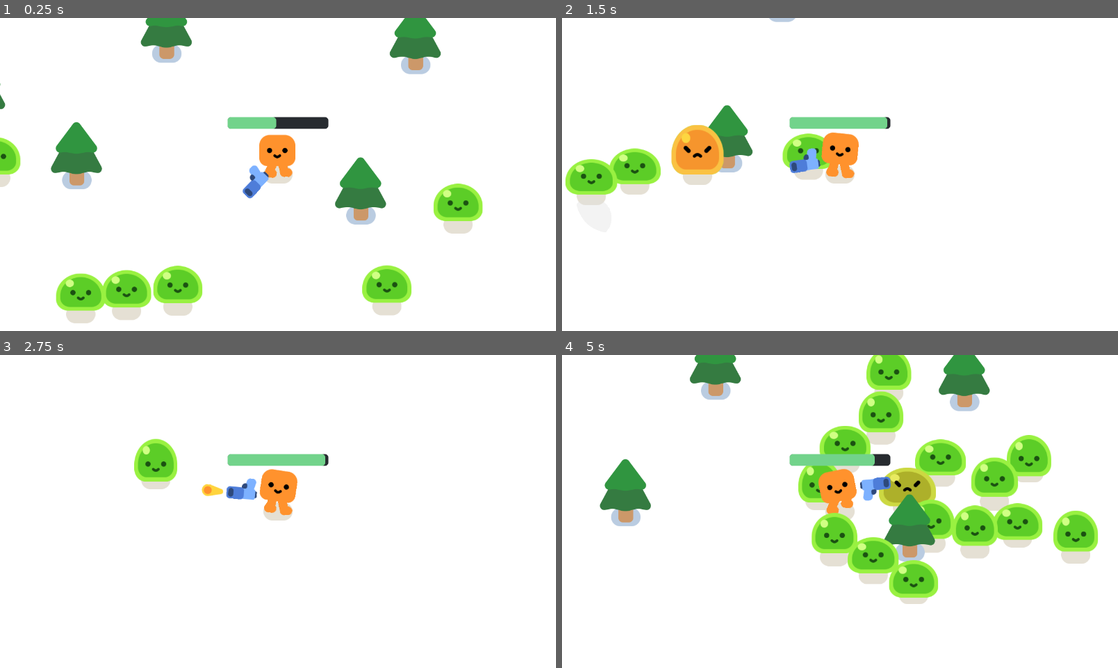
Above: before the commit, frames 1-4 (two rows, left to right).
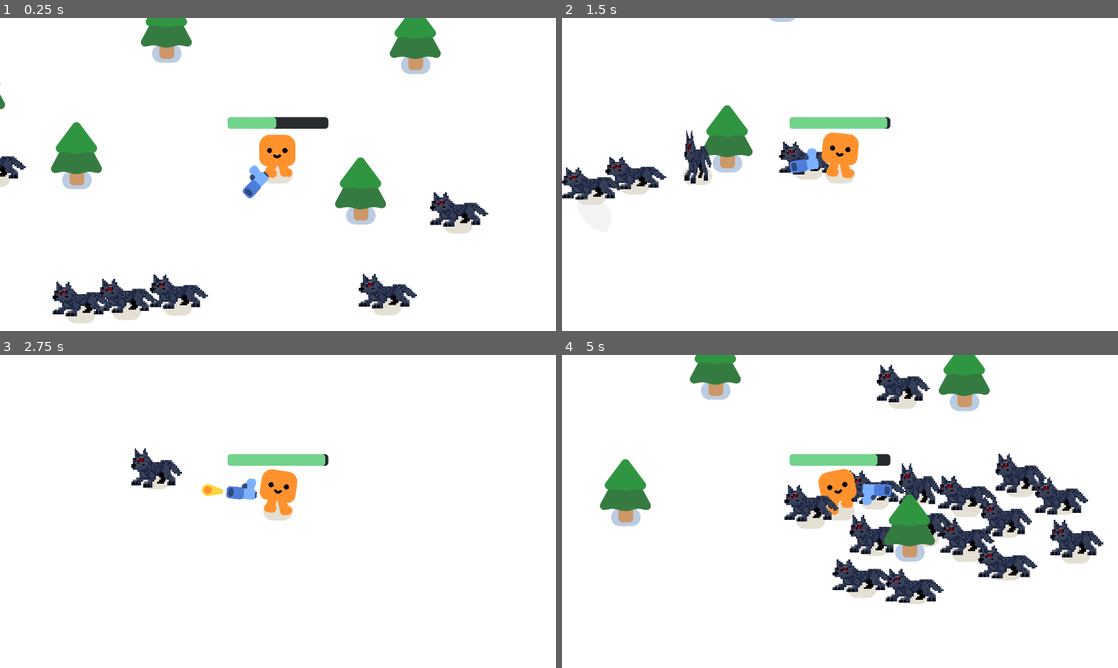
Above: after the commit, the same moments.

Repository: jakehyo/FoolJam2024
Game: Godot game, scene res://fooljamgame.tscn
Two runs of this game, one before a commit and one after it. Both use one fixed random seed, a clock stepped at 60 frames per second and the inputs below.
Inputs:
- Up to frame 1 (0.25 s): no input
- Up to frame 2 (1.5 s): hold D (move_right) 0.53-1.28 s; hold S (move_down) from 1.28 s (still down)
- Up to frame 3 (2.75 s): release S (move_down) at 2.03 s; hold D (move_right) from 2.03 s (still down)
- Up to frame 4 (5 s): release D (move_right) at 2.78 s; hold W (move_up) 2.78-3.53 s; hold A (move_left) from 3.53 s (still down)

The runs differ from the first frame. In frame 1, 5.6% of the frame differs, in the area x 0-88%, y 37-96%; in frame 2, 4.0%; in frame 3, 1.1%; in frame 4, 18%, in the area x 13-98%, y 0-80%.

Commit message:
Added Wolf Mob and Fixed Mob Sticking with Player
Disabled All Floor Collision Layers for Player and Mob to fix sticking issue.

Diff:
--- a/Mob.gd
+++ b/Mob.gd
@@ -4,7 +4,7 @@
 @onready var player = get_node("/root/Game/Player")
 
 func _ready():
-	%Slime.play_walk()
+	%Wolf.play_walk()
 
 func _physics_process(_delta):
 	var direction = global_position.direction_to(player.global_position)
@@ -13,7 +13,7 @@
 
 func take_damage():
 	health -= 1
-	%Slime.play_hurt()
+	%Wolf.play_hurt()
 	if health == 0:
 		queue_free()
 		const SMOKE_SCENE = preload("res://smoke_explosion/smoke_explosion.tscn")
--- /dev/null
+++ b/Mobs/wolf/wolf.tscn
@@ -0,0 +1,137 @@
+[gd_scene load_steps=9 format=3 uid="uid://thehk8mudscl"]
+
+[ext_resource type="Script" path="res://characters/slime/slime.gd" id="1_426bx"]
+[ext_resource type="Texture2D" uid="uid://b7rhtttevhxtj" path="res://characters/ground_shadow.png" id="2_wac4y"]
+[ext_resource type="Texture2D" uid="uid://8xn5w3741cxj" path="res://Mobs/wolf/wolfidle.png" id="3_xwryu"]
+
+[sub_resource type="Animation" id="Animation_y4lve"]
+length = 0.001
+tracks/0/type = "value"
+tracks/0/imported = false
+tracks/0/enabled = true
+tracks/0/path = NodePath("Anchor:position:y")
+tracks/0/interp = 1
+tracks/0/loop_wrap = true
+tracks/0/keys = {
+"times": PackedFloat32Array(0),
+"transitions": PackedFloat32Array(1),
+"update": 0,
+"values": [0.0]
+}
+tracks/1/type = "value"
+tracks/1/imported = false
+tracks/1/enabled = true
+tracks/1/path = NodePath("Anchor:scale")
+tracks/1/interp = 1
+tracks/1/loop_wrap = true
+tracks/1/keys = {
+"times": PackedFloat32Array(0),
+"transitions": PackedFloat32Array(1),
+"update": 0,
+"values": [Vector2(1, 1)]
+}
+
+[sub_resource type="Animation" id="Animation_lu163"]
+resource_name = "hurt"
+length = 0.2
+tracks/0/type = "value"
+tracks/0/imported = false
+tracks/0/enabled = true
+tracks/0/path = NodePath("Anchor:scale")
+tracks/0/interp = 1
+tracks/0/loop_wrap = true
+tracks/0/keys = {
+"times": PackedFloat32Array(0, 0.1, 0.2),
+"transitions": PackedFloat32Array(-2, -2, -2),
+"update": 0,
+"values": [Vector2(1, 1), Vector2(0.5, 1.4), Vector2(1, 1)]
+}
+
+[sub_resource type="Animation" id="Animation_l6fy2"]
+resource_name = "walk"
+length = 0.4
+loop_mode = 1
+tracks/0/type = "value"
+tracks/0/imported = false
+tracks/0/enabled = true
+tracks/0/path = NodePath("Anchor:position:y")
+tracks/0/interp = 1
+tracks/0/loop_wrap = true
+tracks/0/keys = {
+"times": PackedFloat32Array(0, 0.2, 0.4),
+"transitions": PackedFloat32Array(1, 1, 1),
+"update": 0,
+"values": [0.0, -20.0, 0.0]
+}
+tracks/1/type = "value"
+tracks/1/imported = false
+tracks/1/enabled = true
+tracks/1/path = NodePath("Anchor/WolfBody:scale")
+tracks/1/interp = 2
+tracks/1/loop_wrap = true
+tracks/1/keys = {
+"times": PackedFloat32Array(0.1, 0.3, 0.5),
+"transitions": PackedFloat32Array(1, 1, 1),
+"update": 0,
+"values": [Vector2(3.712, 4.538), Vector2(4.538, 3.712), Vector2(3.712, 4.538)]
+}
+
+[sub_resource type="Animation" id="Animation_kiis3"]
+resource_name = "idle"
+loop_mode = 1
+tracks/0/type = "value"
+tracks/0/imported = false
+tracks/0/enabled = true
+tracks/0/path = NodePath("Anchor:position:y")
+tracks/0/interp = 1
+tracks/0/loop_wrap = true
+tracks/0/keys = {
+"times": PackedFloat32Array(0),
+"transitions": PackedFloat32Array(1),
+"update": 0,
+"values": [0.0]
+}
+tracks/1/type = "value"
+tracks/1/imported = false
+tracks/1/enabled = true
+tracks/1/path = NodePath("Anchor/WolfBody:scale")
+tracks/1/interp = 1
+tracks/1/loop_wrap = true
+tracks/1/keys = {
+"times": PackedFloat32Array(0, 0.5, 1),
+"transitions": PackedFloat32Array(-2, -2, -2),
+"update": 0,
+"values": [Vector2(4.125, 4.125), Vector2(4.331, 3.919), Vector2(4.125, 4.125)]
+}
+
+[sub_resource type="AnimationLibrary" id="AnimationLibrary_j6cum"]
+_data = {
+"RESET": SubResource("Animation_y4lve"),
+"hurt": SubResource("Animation_lu163"),
+"idle": SubResource("Animation_kiis3"),
+"walk": SubResource("Animation_l6fy2")
+}
+
+[node name="Wolf" type="Node2D"]
+script = ExtResource("1_426bx")
+
+[node name="GroundShadow" type="Sprite2D" parent="."]
+modulate = Color(0.898039, 0.878431, 0.831373, 1)
+z_index = -1
+z_as_relative = false
+scale = Vector2(0.8, 0.8)
+texture = ExtResource("2_wac4y")
+
+[node name="Anchor" type="Marker2D" parent="."]
+
+[node name="WolfBody" type="Sprite2D" parent="Anchor"]
+position = Vector2(0, 5.52423)
+scale = Vector2(4.125, 4.125)
+texture = ExtResource("3_xwryu")
+offset = Vector2(0, -12)
+
+[node name="AnimationPlayer" type="AnimationPlayer" parent="."]
+unique_name_in_owner = true
+libraries = {
+"": SubResource("AnimationLibrary_j6cum")
+}
--- a/mob.tscn
+++ b/mob.tscn
@@ -1,7 +1,7 @@
 [gd_scene load_steps=4 format=3 uid="uid://dunxbyfnb2s6o"]
 
 [ext_resource type="Script" path="res://Mob.gd" id="1_kkdk6"]
-[ext_resource type="PackedScene" uid="uid://ogik4s70pgwl" path="res://characters/slime/slime.tscn" id="2_05bt4"]
+[ext_resource type="PackedScene" uid="uid://thehk8mudscl" path="res://Mobs/wolf/wolf.tscn" id="2_lx3aq"]
 
 [sub_resource type="CircleShape2D" id="CircleShape2D_t0ttg"]
 radius = 49.0102
@@ -9,9 +9,10 @@
 [node name="Mob" type="CharacterBody2D"]
 collision_layer = 2
 collision_mask = 3
+platform_floor_layers = 0
 script = ExtResource("1_kkdk6")
 
-[node name="Slime" parent="." instance=ExtResource("2_05bt4")]
+[node name="Wolf" parent="." instance=ExtResource("2_lx3aq")]
 unique_name_in_owner = true
 
 [node name="CollisionShape2D" type="CollisionShape2D" parent="."]
--- a/player.tscn
+++ b/player.tscn
@@ -25,6 +25,7 @@
 corner_radius_bottom_left = 8
 
 [node name="Player" type="CharacterBody2D"]
+platform_floor_layers = 0
 script = ExtResource("1_a14st")
 
 [node name="HappyBoo" parent="." instance=ExtResource("1_rvlrf")]
--- a/project.godot
+++ b/project.godot
@@ -122,4 +122,5 @@
 
 [rendering]
 
+textures/canvas_textures/default_texture_filter=0
 renderer/rendering_method="gl_compatibility"
Binary file added: Mobs/wolf/wolfidle.png
Not shown, added: Mobs/wolf/wolfidle.png.import
